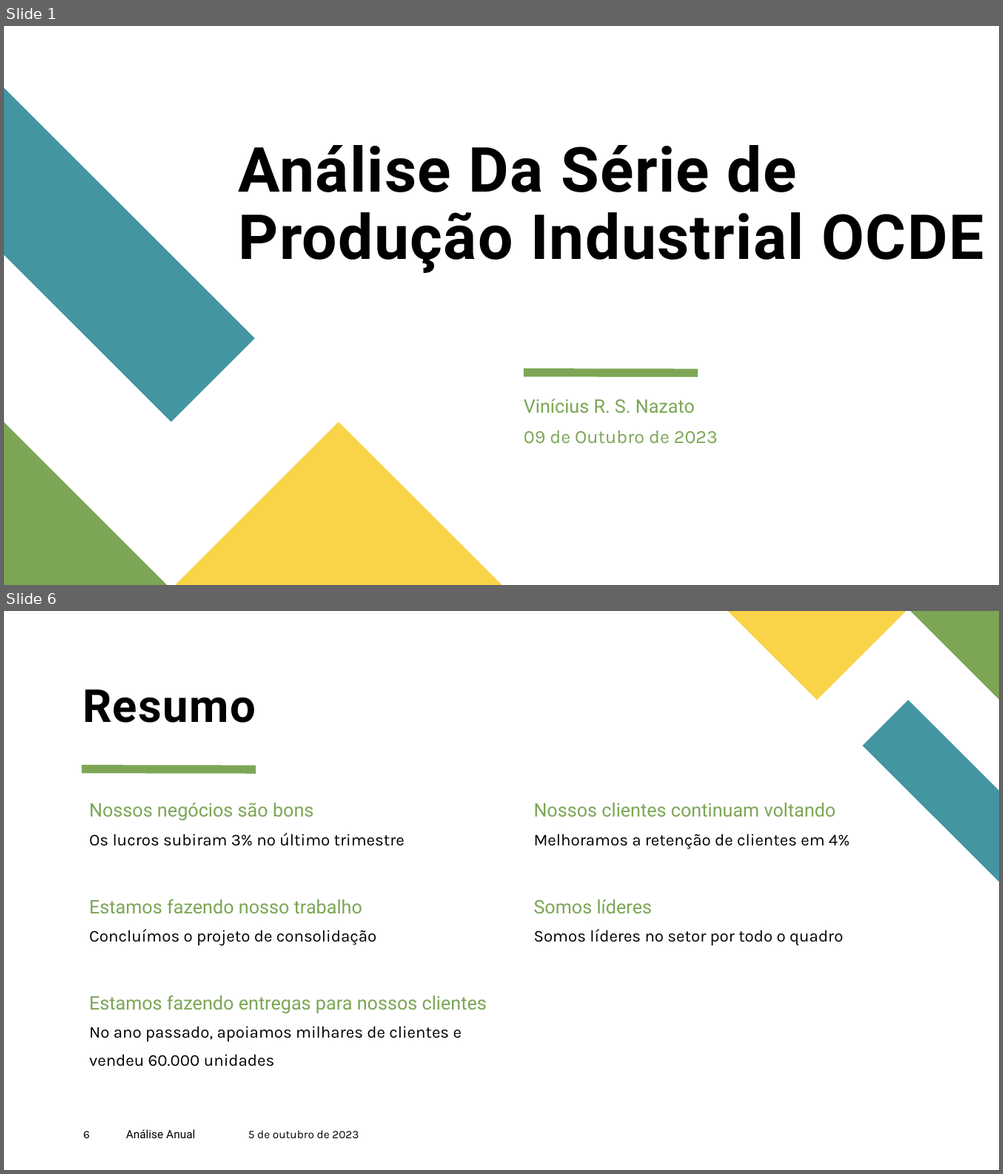
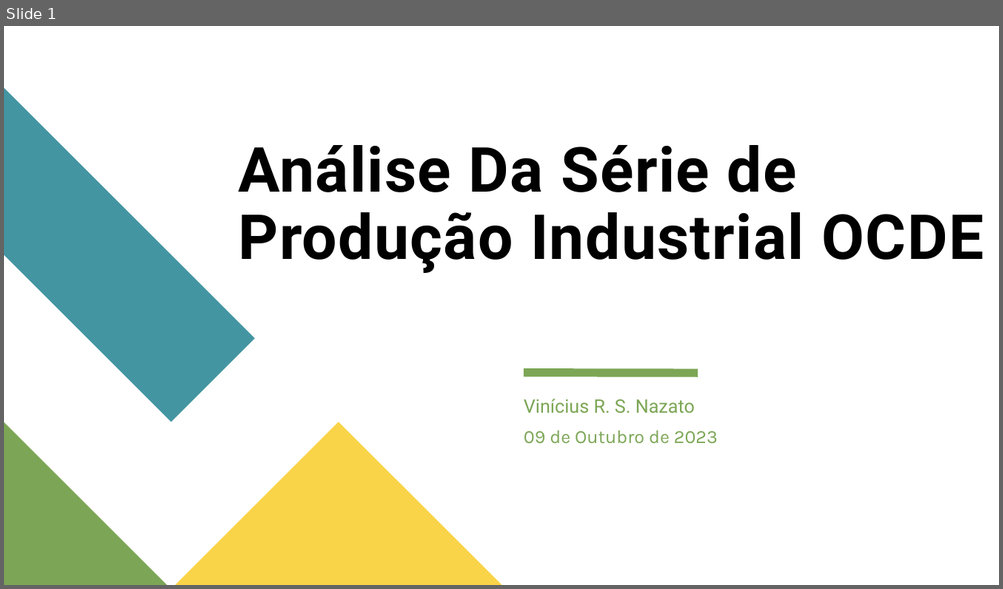
Before and after one commit to ViniNazato/PredictingIndustrialProduction, a slide deck: Análise Da Série de Produção Industrial OCDE.pptx. Shown one above the other, each under a label of ours: slides 1 and 6 before the commit, slide 1 after it; the slides between them are not shown. The pictures are 1003x1174 and 1003x589 pixels, drawn with LibreOffice and Linux fonts; fonts in the diff are those of the drawing. Boxes give left, top, right and bottom in pixels: in the first picture for what was removed or moved away, otherwise in the second. Text is boxed around its words. In the diff, an @@ line names an element or a change of style, - is before the commit and + after.

```diff
--- a/Análise Da Série de Produção Industrial OCDE.pptx
+++ b/Análise Da Série de Produção Industrial OCDE.pptx
@@ slide 6 removed at (4, 611, 999, 1170), background #FFFFFF @@
@@ freeform shape removed at (728, 611, 906, 700) @@
@@ freeform shape removed at (910, 611, 999, 700) @@
@@ title removed at (82, 689, 256, 723) @@
-Resumo
@@ freeform shape removed at (862, 700, 999, 882) @@
@@ line removed from (82, 769) to (256, 769) @@
@@ text removed at (89, 803, 313, 820) @@
-Nossos negócios são bons
@@ text removed at (534, 803, 836, 817) @@
-Nossos clientes continuam voltando
@@ text removed at (89, 833, 404, 846) @@
-Os lucros subiram 3% no último trimestre
@@ text removed at (534, 834, 850, 849) @@
-Melhoramos a retenção de clientes em 4%
@@ text removed at (89, 900, 362, 914) @@
-Estamos fazendo nosso trabalho
@@ text removed at (534, 900, 652, 914) @@
-Somos líderes
@@ text removed at (89, 929, 377, 946) @@
-Concluímos o projeto de consolidação
@@ text removed at (534, 929, 842, 946) @@
-Somos líderes no setor por todo o quadro
@@ text removed at (89, 996, 486, 1014) @@
-Estamos fazendo entregas para nossos clientes
@@ text removed at (89, 1026, 461, 1067) @@
-No ano passado, apoiamos milhares de clientes e
-vendeu 60.000 unidades
@@ page number removed at (83, 1131, 90, 1139) @@
-6
@@ text removed at (126, 1130, 195, 1139) @@
-Análise Anual
@@ text removed at (248, 1130, 358, 1139) @@
-5 de outubro de 2023
```
Also in this commit, not shown: 2 slides changed, 24 slides added, 2 other slides removed, 8 other files.
